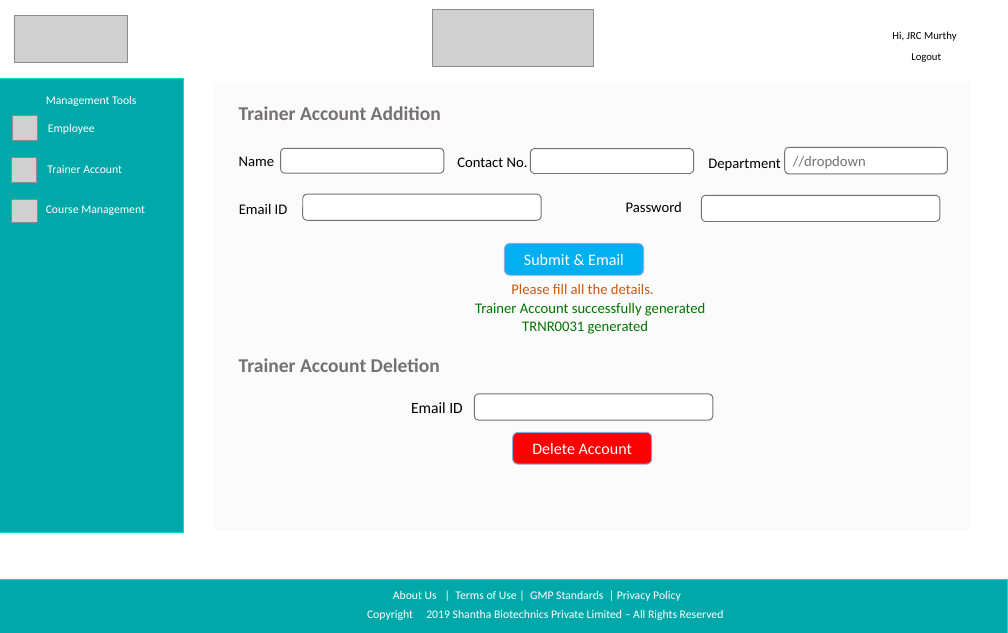
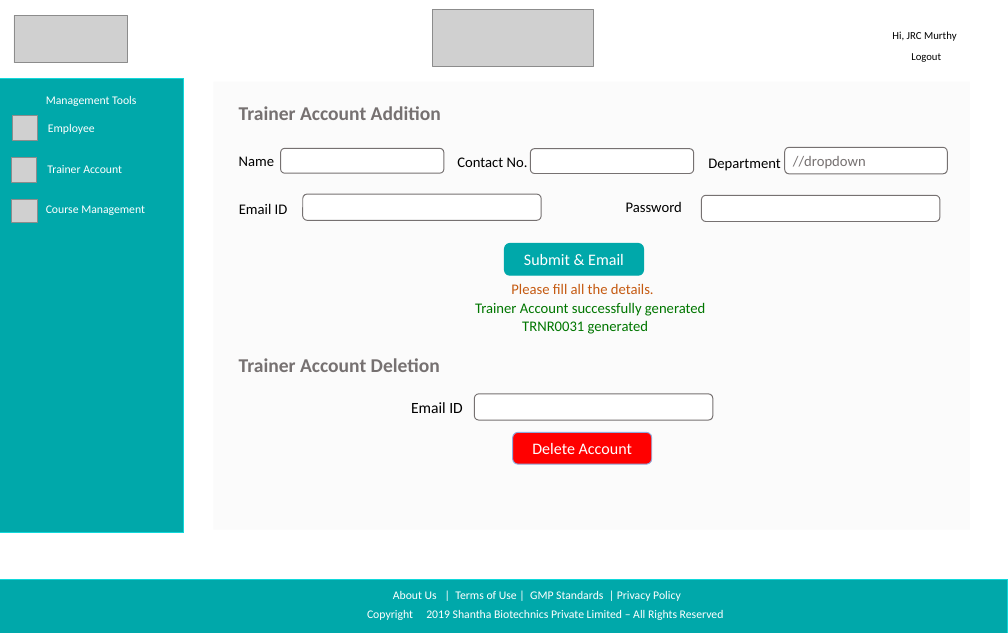
Before and after one commit to sarthakbhutani/Shantha_sih2019, a slide deck: slide 17 of Documentation/Screen Designs/Shanta Sanofi Screen Designs.pptx. Drawn at 1008x633 pixels with LibreOffice and Linux fonts; fonts in the diff are those of the drawing; grey boxes stand for pictures; background and template pictures are left out. Boxes give left, top, right and bottom in pixels: in the first picture for what was removed or moved away, otherwise in the second. Text is boxed around its words. In the diff, an @@ line names an element or a change of style, - is before the commit and + after.

```diff
--- a/Documentation/Screen Designs/Shanta Sanofi Screen Designs.pptx
+++ b/Documentation/Screen Designs/Shanta Sanofi Screen Designs.pptx
@@ rounded rectangle "Submit & Email" at (504, 243, 644, 275): fill #00B0F0 to #00A8AA; outline #8FAADC 1 pt to #00A8AA 1 pt @@
```
Also in this commit, not shown: 4 other slides changed, 1 other file.
